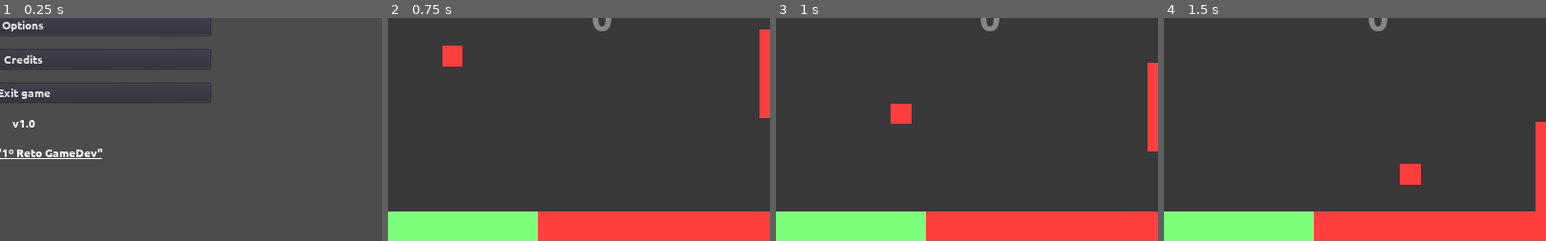
Above: before the commit, frames 1-4 (left to right).
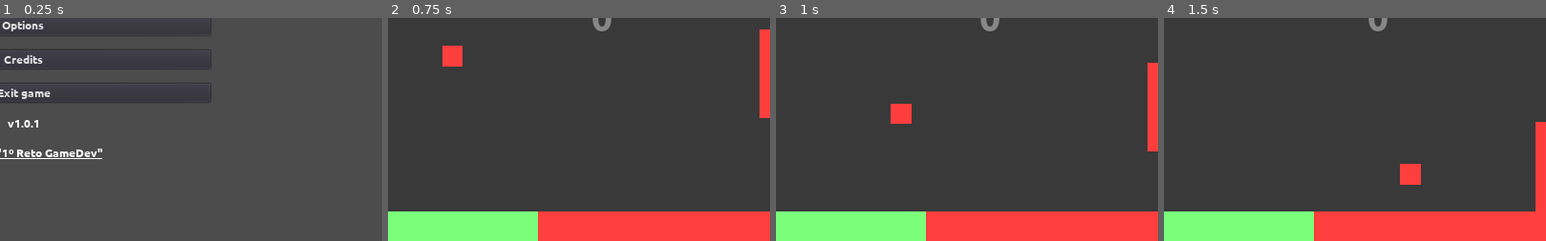
Above: after the commit, the same moments.

Repository: moisesjbc/1-retogamedev
Game: Godot game, scene res://menus/main_menu/main_menu.tscn
Same seed, same stepped clock (60 frames per second), same inputs: the game is played once before the commit and once after it.
Inputs:
- Up to frame 1 (0.25 s): no input
- Up to frame 2 (0.75 s): click "Start game (1 player)" at 0.5 s
- Up to frame 3 (1 s): no input
- Up to frame 4 (1.5 s): no input
The pictures show only the part of the screen within x 47-97%, y 50-100%; the shares and areas given below are measured in that part.

The runs differ from the first frame. In frame 1, 0.2% of the frame differs, in the area x 2-10%, y 45-50%; in frame 2, nothing differs; in frame 3, nothing differs; in frame 4, nothing differs.

Commit message:
Version number updated to v1.0.1

Diff:
--- a/godot-project/menus/main_menu/main_menu.tscn
+++ b/godot-project/menus/main_menu/main_menu.tscn
@@ -86,7 +86,7 @@
 margin_right = 500.0
 margin_bottom = 343.0
 custom_fonts/font = SubResource( 2 )
-text = "v1.0"
+text = "v1.0.1"
 align = 1
 
 [node name="jam_link" parent="CenterContainer/VBoxContainer" instance=ExtResource( 4 )]
--- a/godot-project/project.godot
+++ b/godot-project/project.godot
@@ -15,7 +15,7 @@
 
 [application]
 
-config/name="RGB Pong v1.0"
+config/name="RGB Pong v1.0.1"
 run/main_scene="res://menus/main_menu/main_menu.tscn"
 config/icon="res://icon.png"
 
